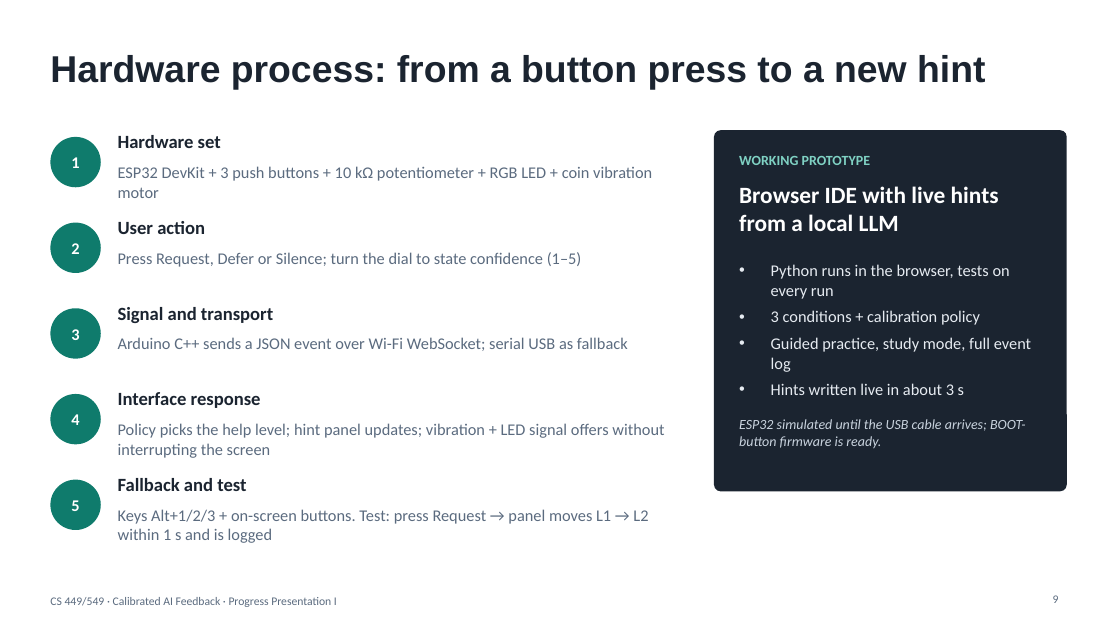
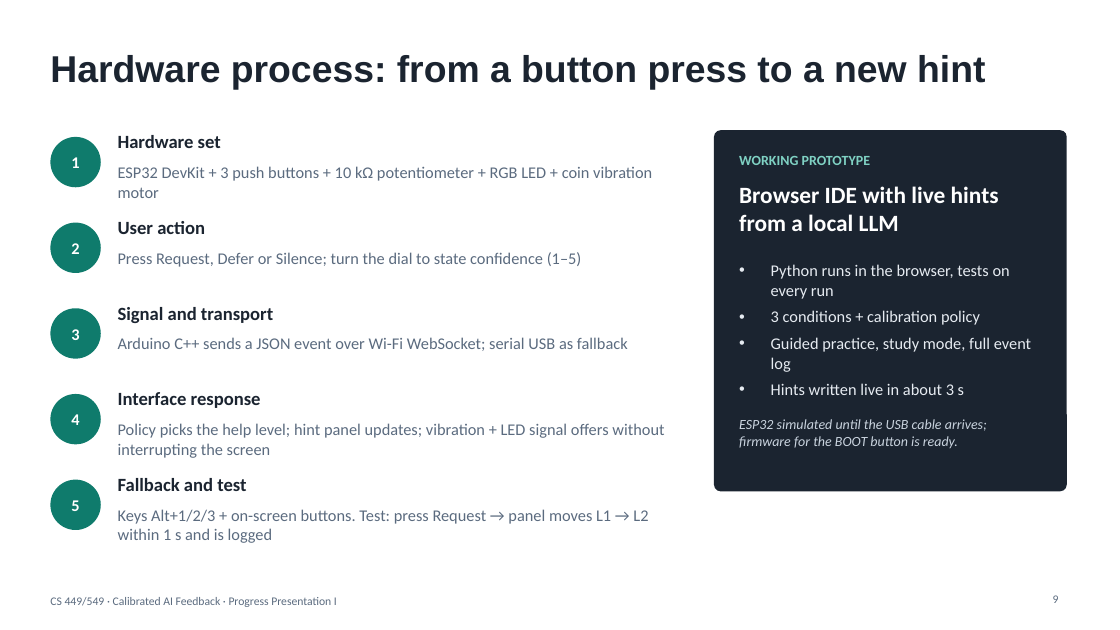
Before and after one commit to EmirC356/CS449-Project, a slide deck: slide 9 of docs/PP1_Calibrated_AI_Feedback.pptx. Drawn at 1120x630 pixels with LibreOffice and Linux fonts; fonts in the diff are those of the drawing. Boxes give left, top, right and bottom in pixels: in the first picture for what was removed or moved away, otherwise in the second. Text is boxed around its words. In the diff, an @@ line names an element or a change of style, - is before the commit and + after.

```diff
--- a/docs/PP1_Calibrated_AI_Feedback.pptx
+++ b/docs/PP1_Calibrated_AI_Feedback.pptx
@@ text at bbox=[739, 419, 987, 448]: text changed @@
-ESP32 simulated until the USB cable arrives; BOOT-button firmware is ready.
+ESP32 simulated until the USB cable arrives; firmware for the BOOT button is ready.
```
Also in this commit, not shown: 2 other slides changed.
